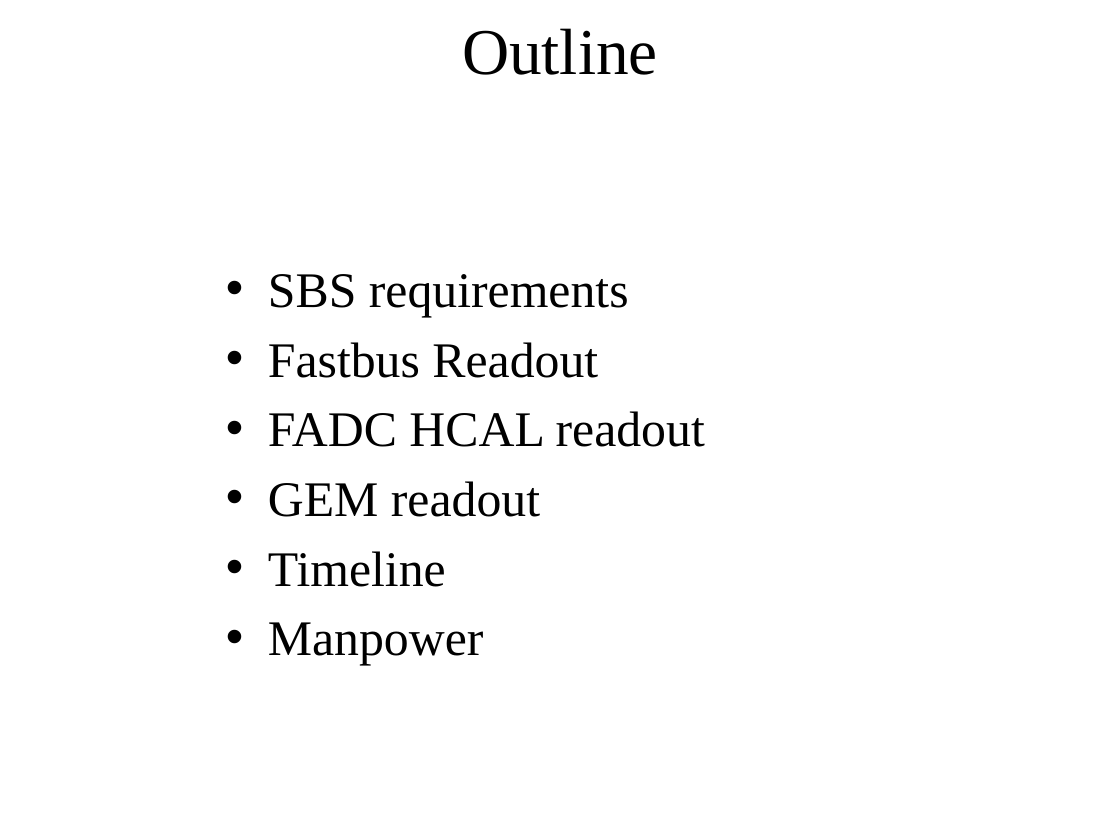
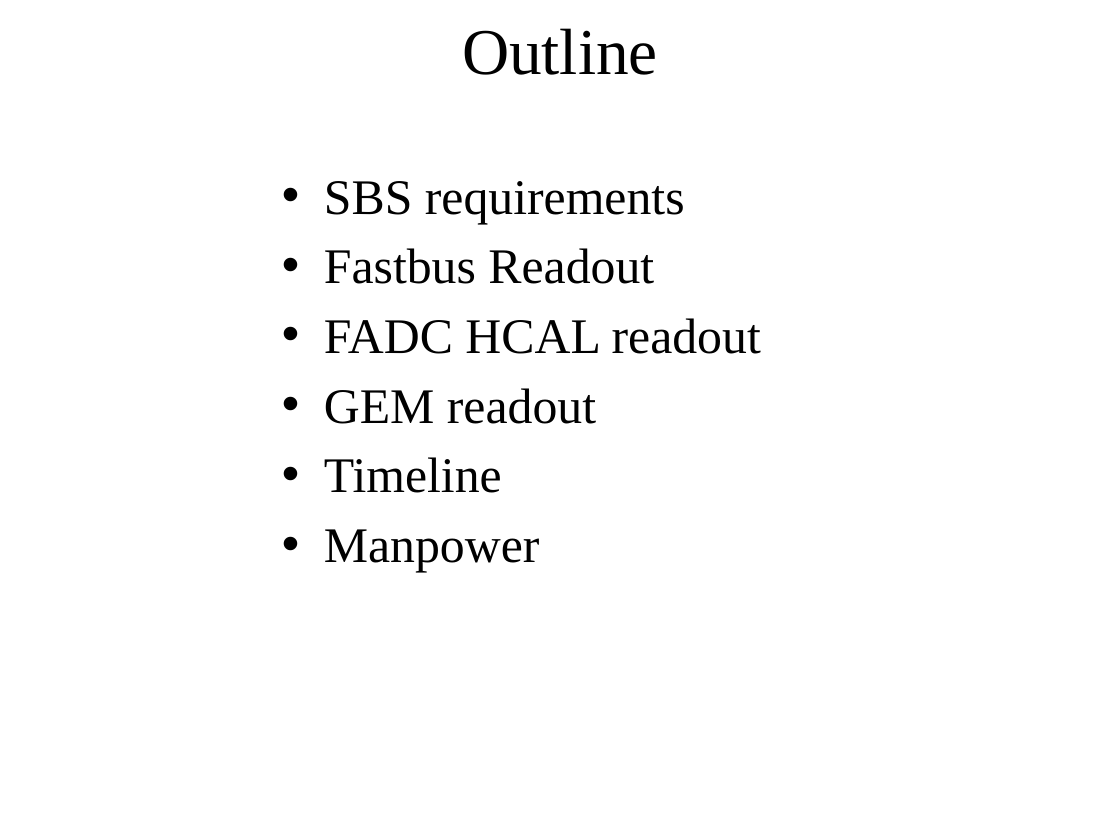
Before and after one commit to bmoffit/sbsdaq, a slide deck: slide 2 of 2015_DOE_Review/SuperBigBite DAQ update-Oct-20-2015.pptx. Drawn at 1120x840 pixels with LibreOffice and Linux fonts; fonts in the diff are those of the drawing; background and template pictures are left out. Boxes give left, top, right and bottom in pixels: in the first picture for what was removed or moved away, otherwise in the second. Text is boxed around its words. In the diff, an @@ line names an element or a change of style, - is before the commit and + after.

```diff
--- a/2015_DOE_Review/SuperBigBite DAQ update-Oct-20-2015.pptx
+++ b/2015_DOE_Review/SuperBigBite DAQ update-Oct-20-2015.pptx
@@ text "SBS requirements": place and size @@
-text "SBS requirements" at [268,274,705,666]
+text "SBS requirements" at [324,181,761,572]
```
Also in this commit, not shown: 4 other slides changed, 1 slide added, 1 slide removed, 2 other files.
